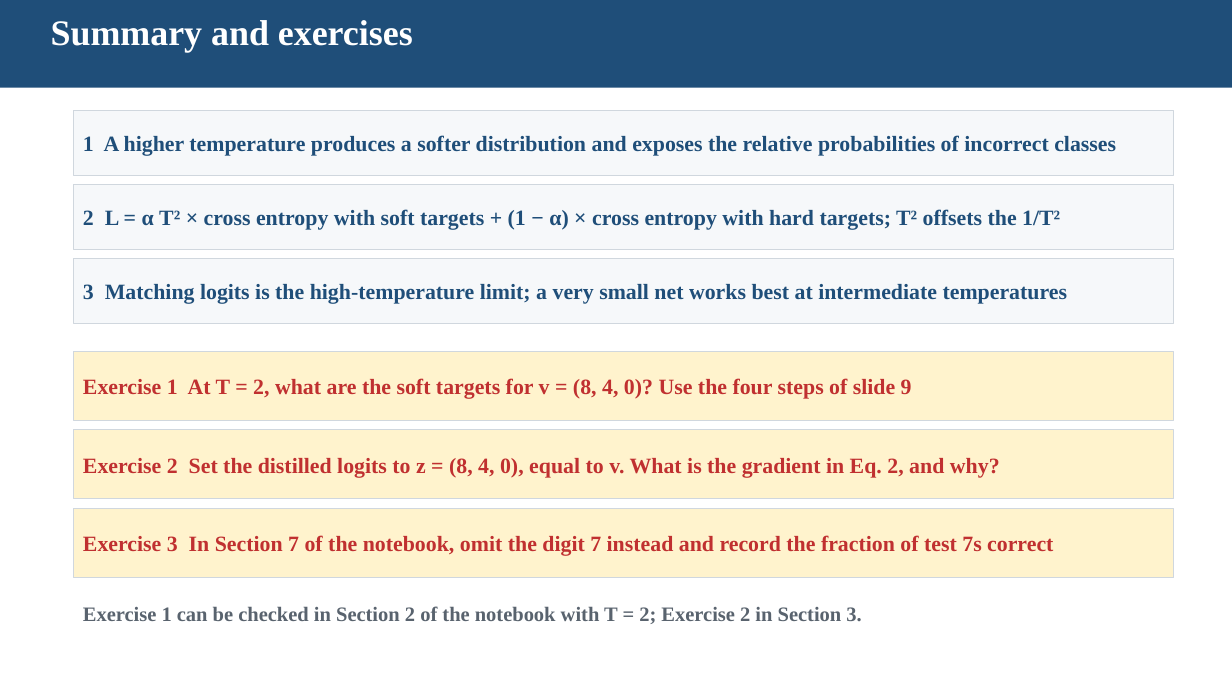
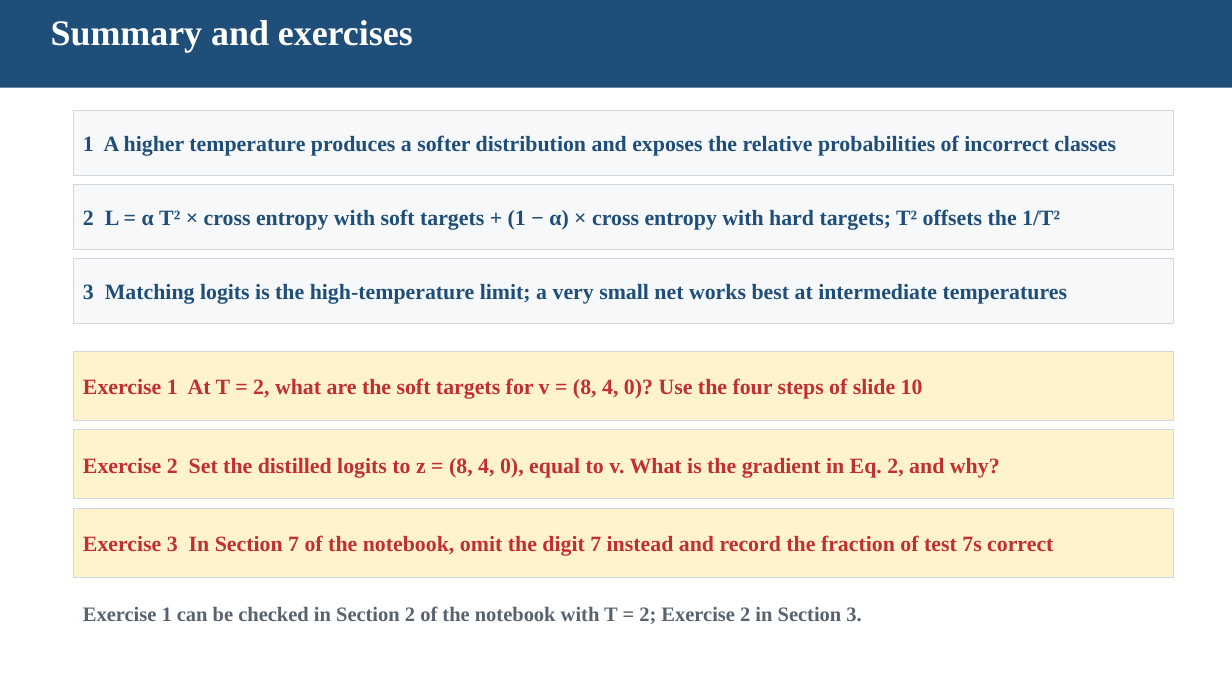
Before and after one commit to pychang-ai/115-1_DLMA, a slide deck: slide 23 of topics/knowledge-distillation/Knowledge_Distillation_slides_EN.pptx (slide 22 before the commit). Drawn at 1232x693 pixels with LibreOffice and Linux fonts; fonts in the diff are those of the drawing. Boxes give left, top, right and bottom in pixels: in the first picture for what was removed or moved away, otherwise in the second. Text is boxed around its words. In the diff, an @@ line names an element or a change of style, - is before the commit and + after.

```diff
--- a/topics/knowledge-distillation/Knowledge_Distillation_slides_EN.pptx
+++ b/topics/knowledge-distillation/Knowledge_Distillation_slides_EN.pptx
@@ text in rectangle at (x1=83, y1=378, x2=923, y2=399): text changed @@
-Exercise 1 At T = 2, what are the soft targets for v = (8, 4, 0)? Use the four steps of slide 9
+Exercise 1 At T = 2, what are the soft targets for v = (8, 4, 0)? Use the four steps of slide 10
```
Also in this commit, not shown: 4 other slides changed, 1 slide added, 1 other file.
